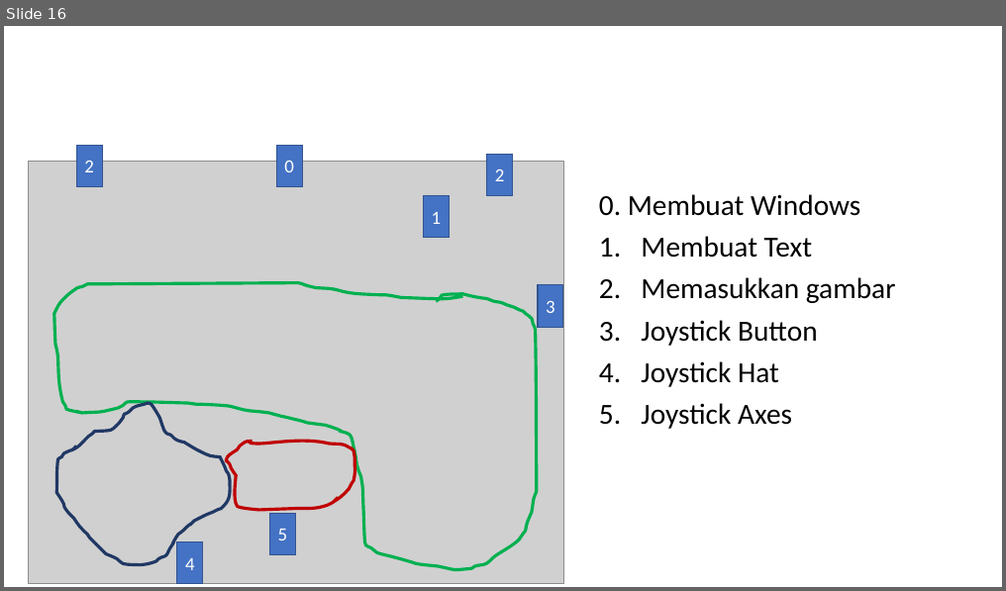
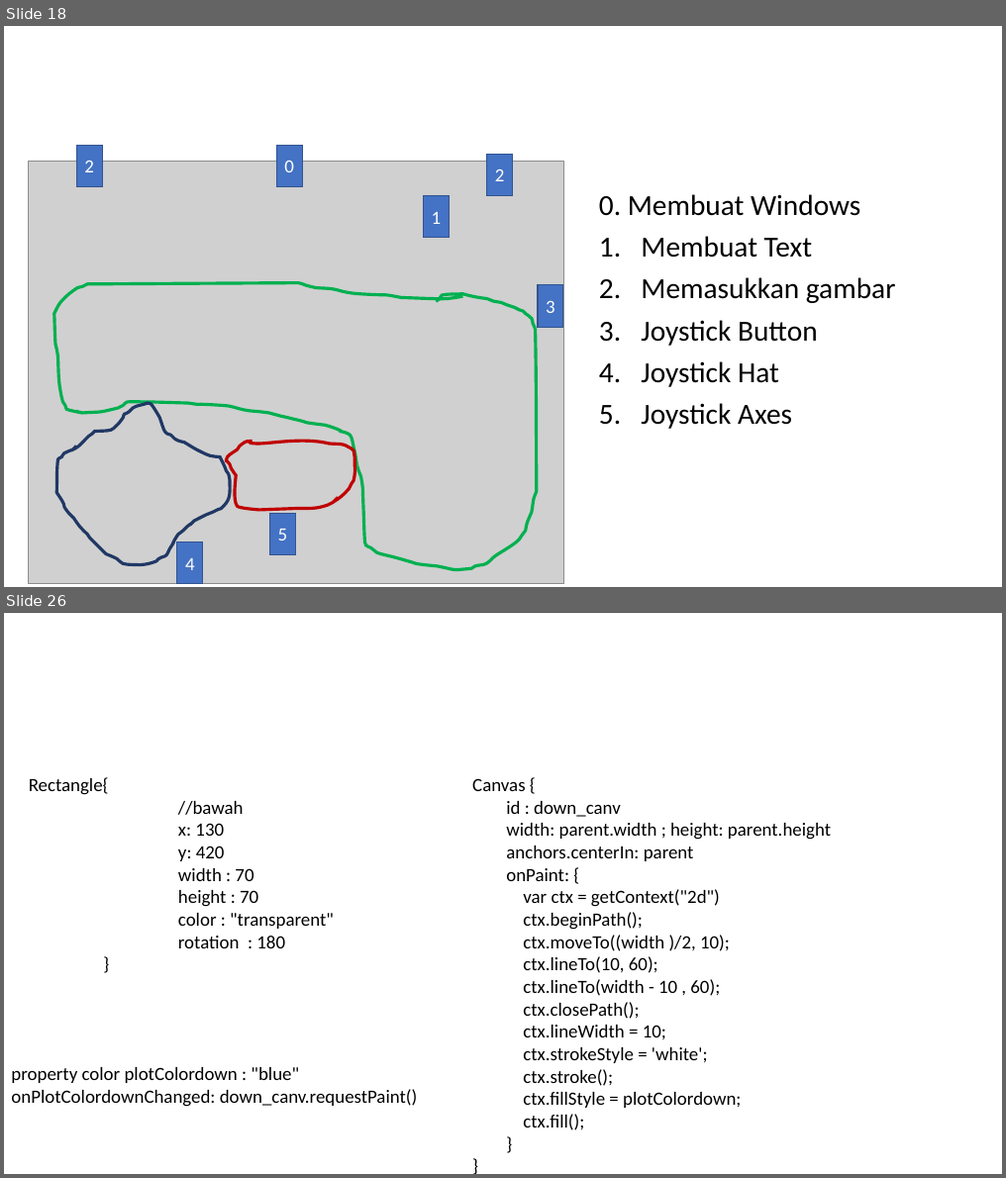
Before and after one commit to muhammadhusni777/Ardumeka-Pygame, a slide deck: Presentasi.pptx. Shown one above the other, each under a label of ours: slide 16 before the commit, slides 18 and 26 after it; the slides between them are not shown. The pictures are 1006x591 and 1006x1178 pixels, drawn with LibreOffice and Linux fonts; fonts in the diff are those of the drawing; grey boxes stand for pictures. Boxes give left, top, right and bottom in pixels: in the first picture for what was removed or moved away, otherwise in the second. Text is boxed around its words. In the diff, an @@ line names an element or a change of style, - is before the commit and + after.

```diff
--- a/Presentasi.pptx
+++ b/Presentasi.pptx
@@ slide 26 added at <box>4,613,1002,1174</box>, background #FFFFFF @@
@@ text added at <box>29,777,334,949</box>, 18 pt, text #000000 @@
+Rectangle{
+//bawah
+x: 130
+y: 420
+width : 70
+height : 70
+color : "transparent"
+rotation : 180
+}
@@ text added at <box>472,778,831,1131</box>, 18 pt, text #000000 @@
+Canvas {
+id : down_canv
+width: parent.width ; height: parent.height
+anchors.centerIn: parent
+onPaint: {
+var ctx = getContext("2d")
+ctx.beginPath();
+ctx.moveTo((width )/2, 10);
+ctx.lineTo(10, 60);
+ctx.lineTo(width - 10 , 60);
+ctx.closePath();
+ctx.lineWidth = 10;
+ctx.strokeStyle = 'white';
+ctx.stroke();
+ctx.fillStyle = plotColordown;
+ctx.fill();
+}
+}
@@ text added at <box>11,1067,418,1107</box>, 18 pt, text #000000 @@
+property color plotColordown : "blue"
+onPlotColordownChanged: down_canv.requestPaint()
@@ what was slide 16 is now slide 18 @@
```
Also in this commit, not shown: 7 slides changed, 12 other slides added, 1 slide removed, 6 other files.
